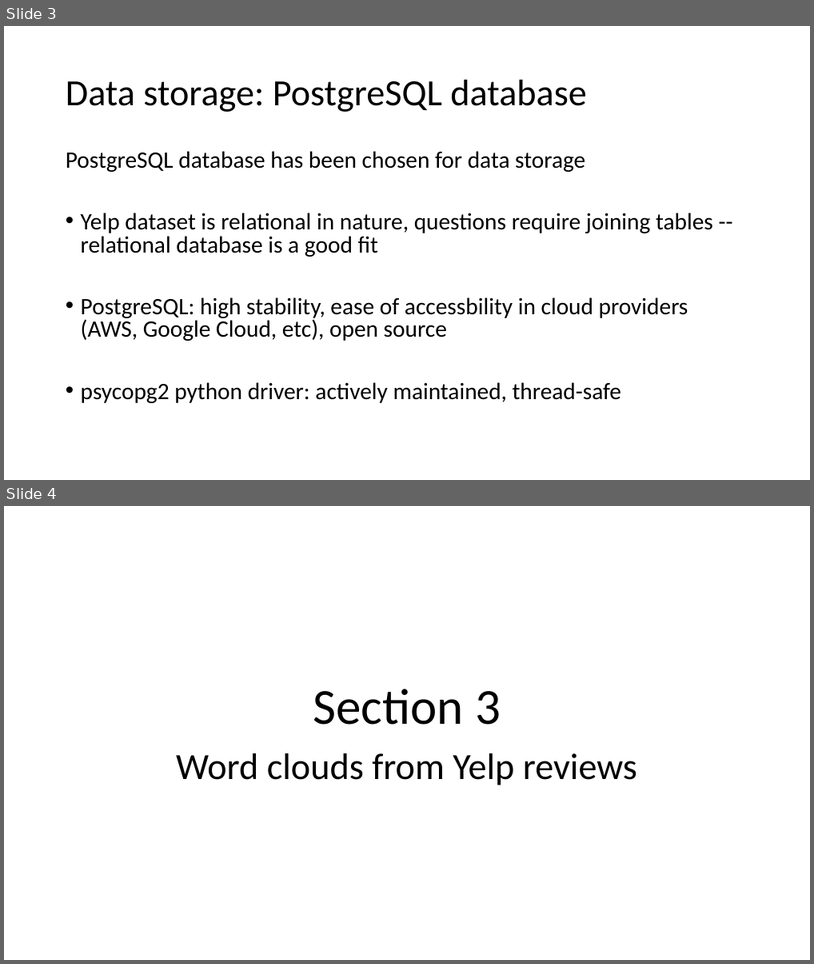
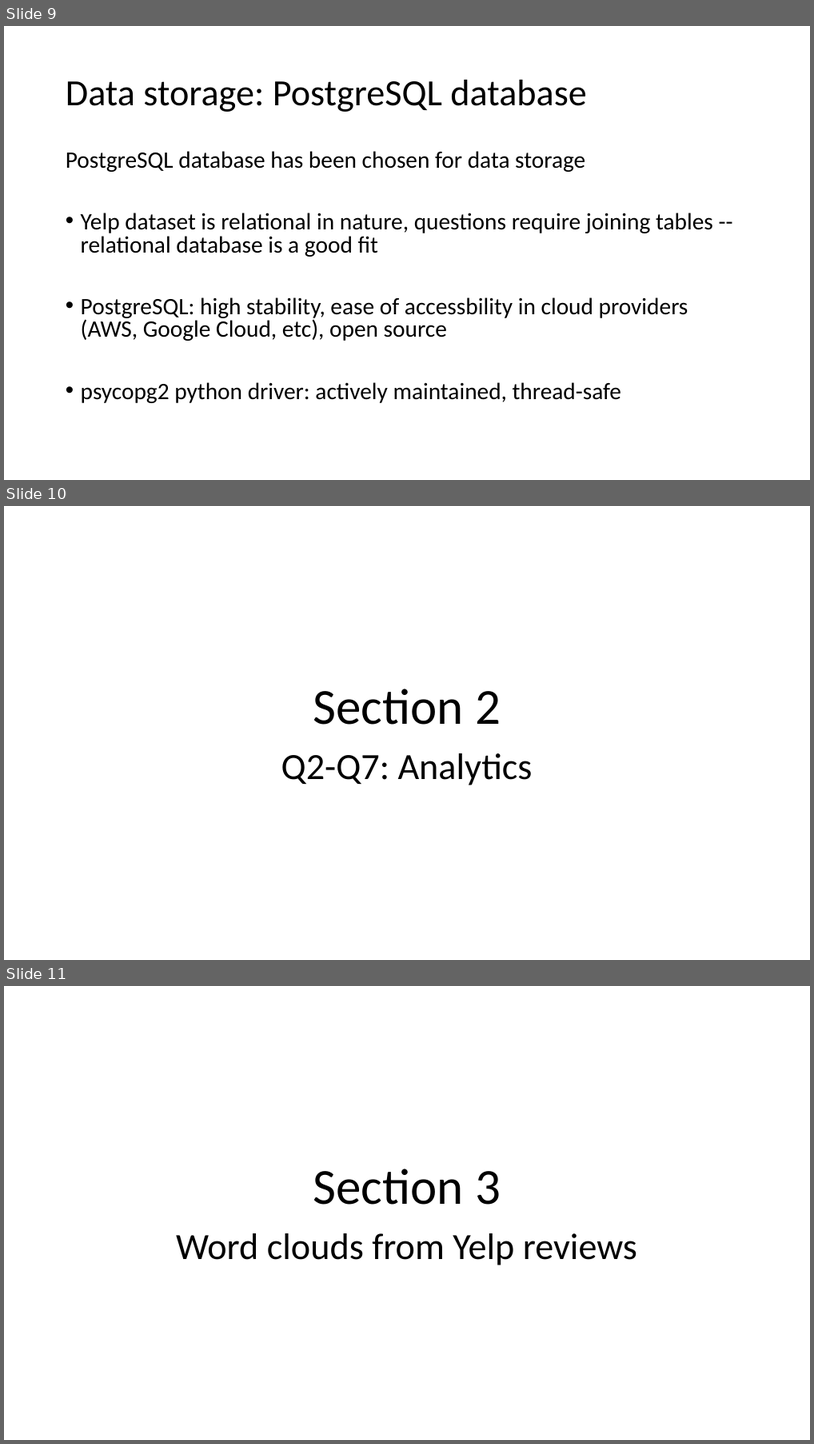
Before and after one commit to stepan-o/lift, a slide deck: presentations/Yelp_dataset_results.pptx. Shown one above the other, each under a label of ours: slides 3 and 4 before the commit, slides 9, 10 and 11 after it. The pictures are 814x964 and 814x1444 pixels, drawn with LibreOffice and Linux fonts; fonts in the diff are those of the drawing. Boxes give left, top, right and bottom in pixels: in the first picture for what was removed or moved away, otherwise in the second. Text is boxed around its words. In the diff, an @@ line names an element or a change of style, - is before the commit and + after.

```diff
--- a/presentations/Yelp_dataset_results.pptx
+++ b/presentations/Yelp_dataset_results.pptx
@@ slide 10 added at (x1=4, y1=506, x2=810, y2=960), background #FFFFFF @@
@@ title added at (x1=314, y1=688, x2=501, y2=724), 60 pt, text #000000 @@
+Section 2
@@ subtitle added at (x1=282, y1=753, x2=533, y2=785), 44 pt, text #000000 @@
+Q2-Q7: Analytics
@@ what was slide 3 is now slide 9 @@
@@ what was slide 4 is now slide 11 @@
```
Also in this commit, not shown: 1 slide changed, 6 other slides added.
